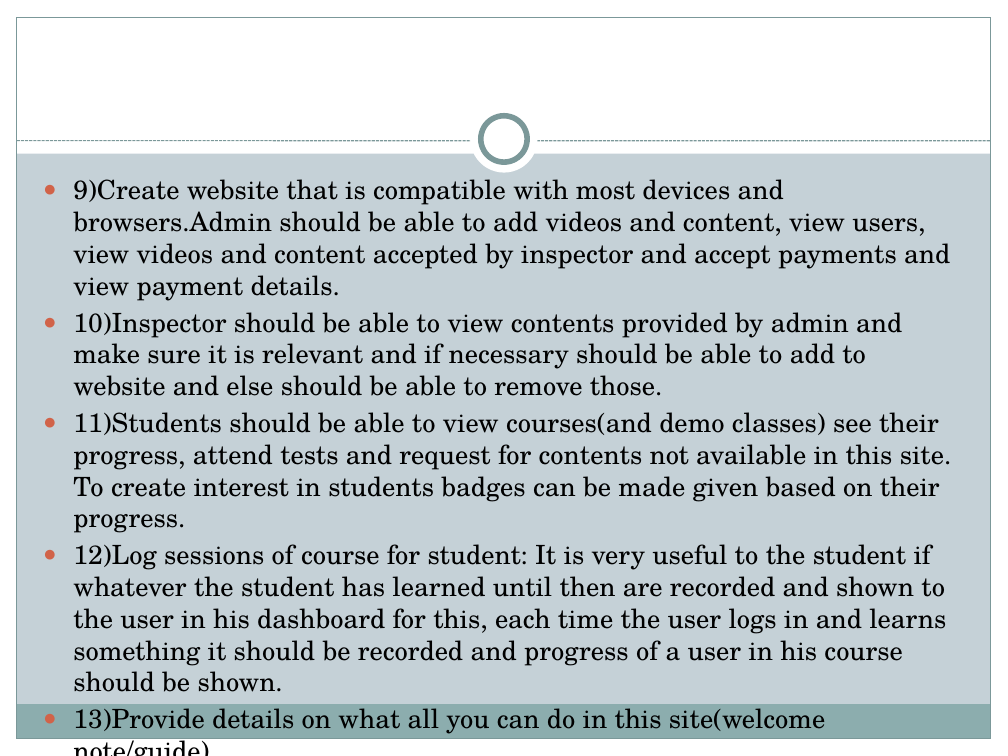
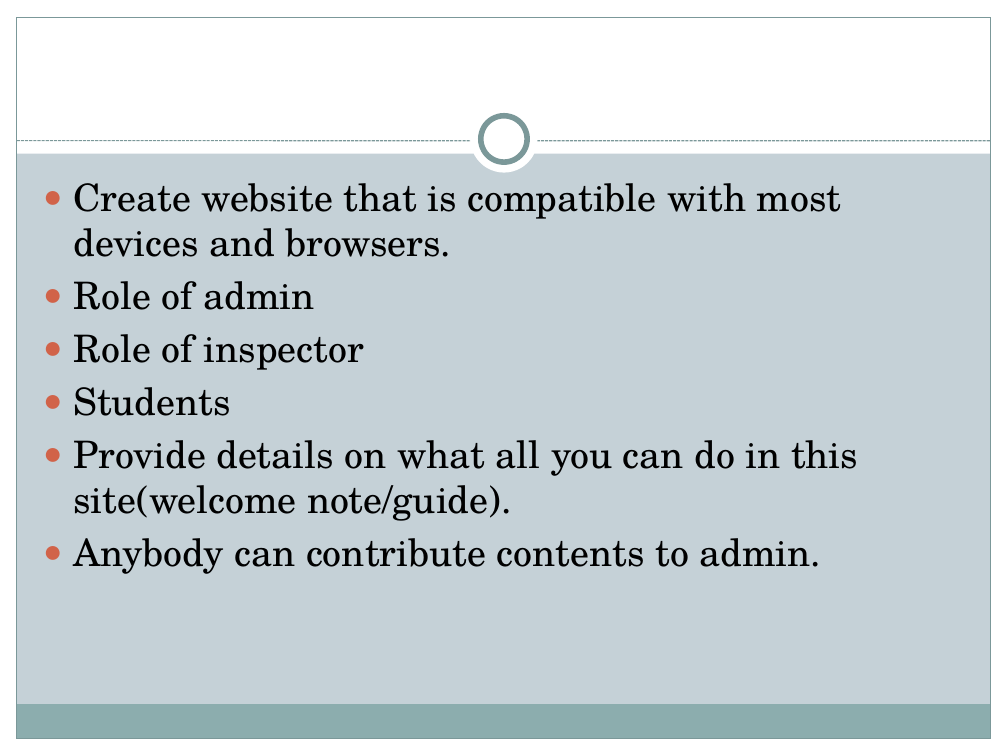
Before and after one commit to Bsccs/tutorial-site, a slide deck: slide 16 of documentation/project.pptx (slide 18 before the commit). Drawn at 1008x756 pixels with LibreOffice and Linux fonts; fonts in the diff are those of the drawing. Boxes give left, top, right and bottom in pixels: in the first picture for what was removed or moved away, otherwise in the second. Text is boxed around its words. In the diff, an @@ line names an element or a change of style, - is before the commit and + after.

```diff
--- a/documentation/project.pptx
+++ b/documentation/project.pptx
@@ text at <box>73,183,858,574</box>: text changed; size 18.9 to 27 pt @@
-● 9)Create website that is compatible with most devices and browsers.Admin should be able to add videos and content, view users, view videos and content accepted by inspector and accept payments and view payment details.
-● 10)Inspector should be able to view contents provided by admin and make sure it is relevant and if necessary should be able to add to website and else should be able to remove those.
-● 11)Students should be able to view courses(and demo classes) see their progress, attend tests and request for contents not available in this site. To create interest in students badges can be made given based on their progress.
-● 12)Log sessions of course for student: It is very useful to the student if whatever the student has learned until then are recorded and shown to the user in his dashboard for this, each time the user logs in and learns something it should be recorded and progress of a user in his course should be shown.
-● 13)Provide details on what all you can do in this site(welcome note/guide).
-● 14)Anybody can contribute contents to admin.
+● Create website that is compatible with most devices and browsers.
+● Role of admin
+● Role of inspector
+● Students
+● Provide details on what all you can do in this site(welcome note/guide).
+● Anybody can contribute contents to admin.
```
Also in this commit, not shown: 10 other slides changed, 8 slides added, 7 slides removed, 13 other files.
